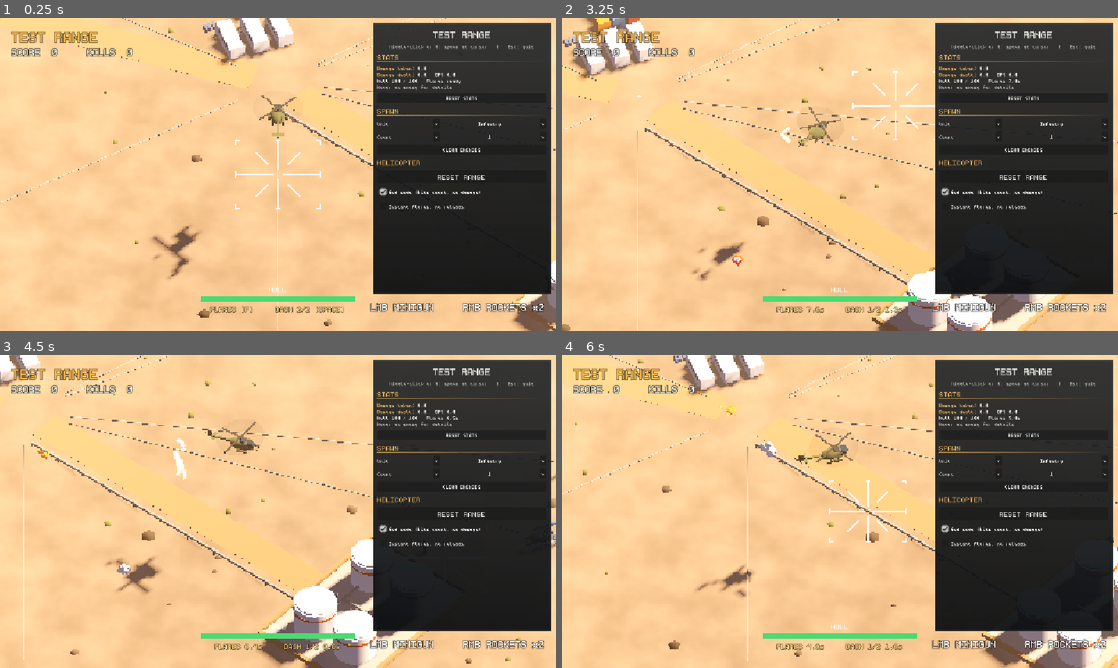
Above: before the commit, frames 1-4 (two rows, left to right).
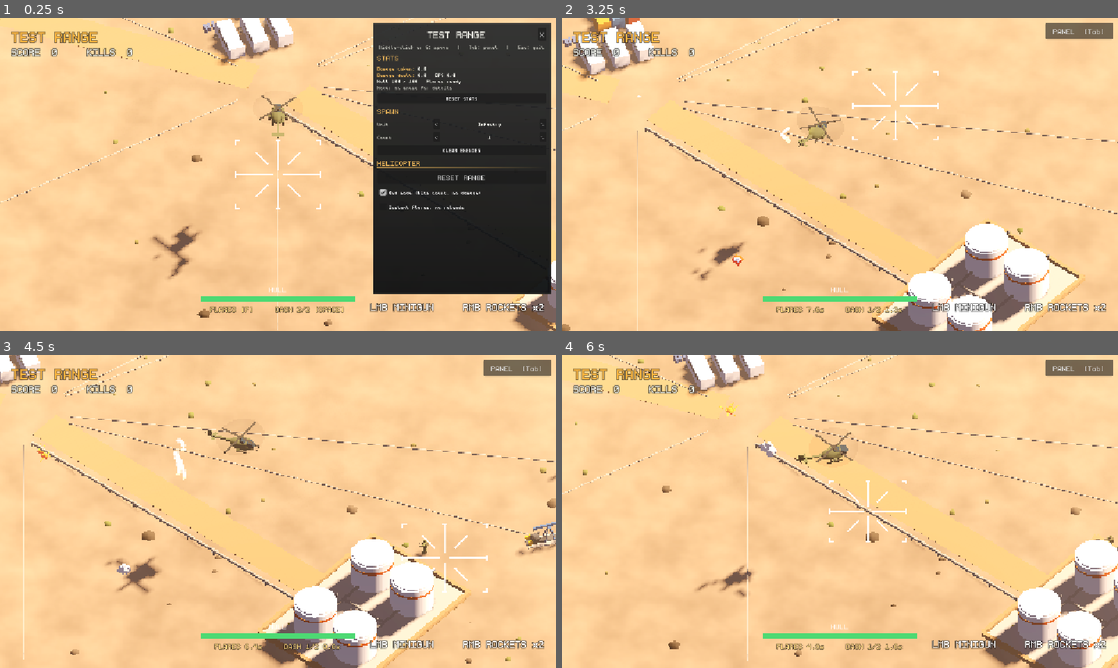
Above: after the commit, the same moments.

Repository: chronicallydev/CAS
Game: Godot game, scene res://features/test_range/test_range.tscn
The game is run twice, just before and just after one commit, with the same random seed, the same clock (stepped at 60 frames per second) and the same inputs.
Inputs (mouse positions are in pixels of both pictures, inside the frame that each line leads up to):
- Up to frame 1 (0.25 s): no input
- Up to frame 2 (3.25 s): click (1106, 33) at 0.5 s, where only the run after the commit has a clickable "X"; tap Enter at 1.25 s; move the mouse to (962, 158) at 1.27 s; hold D 1.28-2 s; tap Tab at 1.35, 3.05 s; click (962, 158) at 1.42 s; tap Space at 1.52 s; drag from (728, 190) to (812, 237) at 2.02 s; move the mouse to (895, 105) at 2.77 s; hold D from 2.78 s (still down); tap F at 2.85 s
- Up to frame 3 (4.5 s): release D at 3.5 s; drag from (250, 574) to (111, 464) at 3.52 s; move the mouse to (444, 558) at 4.27 s; hold A from 4.28 s (still down); tap G at 4.35 s
- Up to frame 4 (6 s): tap Space at 4.52 s; tap Tab at 4.55, 5.85 s; release A at 5 s; drag from (673, 464) to (756, 433) at 5.02 s; move the mouse to (867, 511) at 5.77 s; hold S from 5.78 s (still down); click (867, 511) at 5.92 s

The runs differ from the first frame. In frame 1, 1.3% of the frame differs, in the area x 67-98%, y 4-62%; in frame 2, 28%, in the area x 67-100%, y 1-89%; in frame 3, 28%; in frame 4, 28%.

Commit message:
Let the test range panel be closed (X / PANEL button / Tab)

Diff:
--- a/features/test_range/test_range_panel.gd
+++ b/features/test_range/test_range_panel.gd
@@ -6,6 +6,8 @@
 #                and DPS, and the enemy under the cursor
 #   SPAWN      - unit and count; middle-click or G drops them at the cursor
 #   HELICOPTER - reset the range, god mode, instant flares and no reloads
+#
+# The X (or Tab) closes it; the PANEL button (or Tab) brings it back.
 
 const TEXT := Color(0.93, 0.93, 0.9)
 const MUTED := Color(0.66, 0.66, 0.63)
@@ -19,6 +21,9 @@
 const COUNTS := [1, 3, 5, 10]
 
 var range_context: TestRangeContext
+var panel: PanelContainer
+# Shown in the panel's place while it is closed.
+var open_button: Button
 var setup_box: VBoxContainer
 var stats_label: RichTextLabel
 var _stats_timer: float = 0.0
@@ -30,9 +35,20 @@
 	build_ui()
 
 
+func _unhandled_input(event: InputEvent) -> void:
+	if event is InputEventKey and event.pressed and not event.echo and event.physical_keycode == KEY_TAB:
+		set_open(not panel.visible)
+		get_viewport().set_input_as_handled()
+
+
+func set_open(open: bool) -> void:
+	panel.visible = open
+	open_button.visible = not open
+
+
 func _process(delta: float) -> void:
 	_stats_timer -= delta
-	if _stats_timer <= 0.0 and stats_label != null and range_context.mission != null:
+	if _stats_timer <= 0.0 and stats_label != null and panel.visible and range_context.mission != null:
 		_stats_timer = 0.2
 		update_stats()
 
@@ -102,7 +118,7 @@
 # --- Layout -----------------------------------------------------------------
 
 func build_ui() -> void:
-	var panel := PanelContainer.new()
+	panel = PanelContainer.new()
 	panel.set_anchors_and_offsets_preset(Control.PRESET_RIGHT_WIDE)
 	panel.offset_left = -380
 	panel.offset_right = -10
@@ -121,10 +137,15 @@
 	column.add_theme_constant_override("separation", 6)
 	scroll.add_child(column)
 
+	# Title with the close button on the right.
+	var title_row := HBoxContainer.new()
+	column.add_child(title_row)
 	var title := label("TEST RANGE", 26, TEXT)
 	title.horizontal_alignment = HORIZONTAL_ALIGNMENT_CENTER
-	column.add_child(title)
-	var hint := label("Middle-click or G: spawn at cursor   |   Esc: quit", 13, MUTED)
+	title.size_flags_horizontal = Control.SIZE_EXPAND_FILL
+	title_row.add_child(title)
+	title_row.add_child(button("X", set_open.bind(false), 16))
+	var hint := label("Middle-click or G: spawn   |   Tab: panel   |   Esc: quit", 13, MUTED)
 	hint.horizontal_alignment = HORIZONTAL_ALIGNMENT_CENTER
 	column.add_child(hint)
 
@@ -145,6 +166,16 @@
 	setup_box.add_theme_constant_override("separation", 6)
 	column.add_child(setup_box)
 
+	# Top-right corner, where the panel was.
+	open_button = button("PANEL  [Tab]", set_open.bind(true), 16)
+	open_button.set_anchors_and_offsets_preset(Control.PRESET_TOP_RIGHT)
+	open_button.offset_left = -150
+	open_button.offset_right = -10
+	open_button.offset_top = 10
+	open_button.offset_bottom = 44
+	open_button.visible = false
+	add_child(open_button)
+
 
 ## Rebuilds the spawn and helicopter sections.
 func refresh() -> void:
